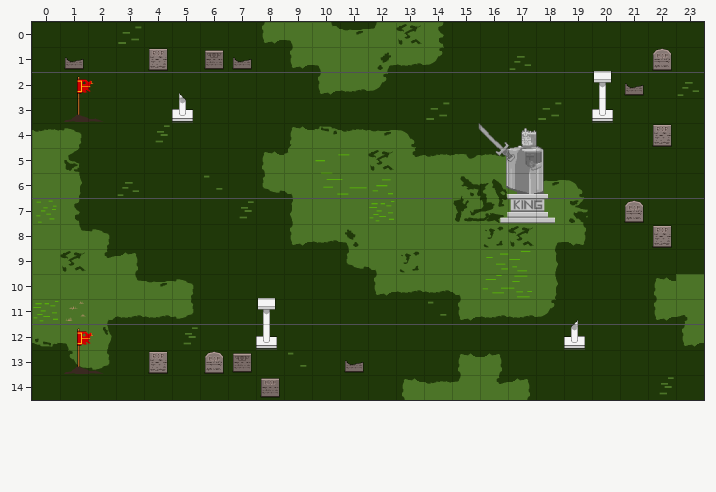
One commit to this Tiled map: www/assets/maps/DemoMap 5 - Battlefield of the fallen King.tmx. This is how it looked before the edit.
Cells are 80x72 px. Shown: x 0..23, y 0..14.
And afterwards:
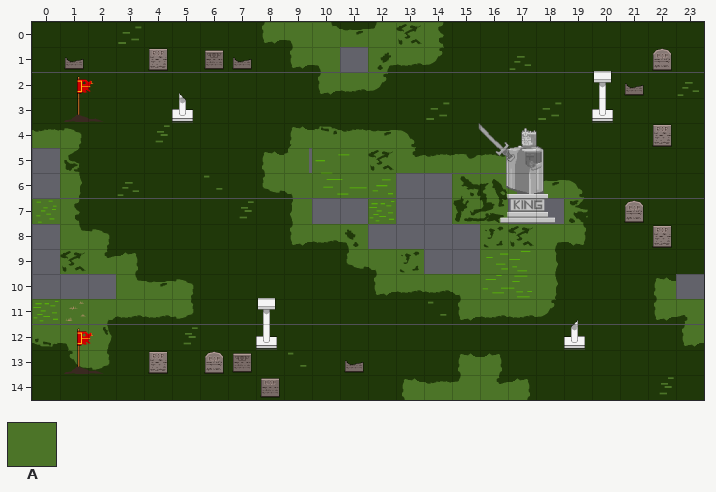
Key: from "Grass": A 11 "GrassGeneric".
_ is an empty cell, . an unchanged one.
Change:
--- layer "GRASS" (now hidden)
@@ x 11..11 @@
- 1 A
+ 1 _
@@ x 0..23 @@
- 5 A........A..............
- 6 A............AAAA.......
- 7 ..........AA.AA..AA.....
- 8 A...........AAAA........
- 9 A.............AA........
-10 AAA....................A
+ 5 _........_..............
+ 6 _............____.......
+ 7 ..........__.__..__.....
+ 8 _...........____........
+ 9 _.............__........
+10 ___...................._
Changed places in both pictures, as pixel boxes (x1, y1, x2, y2):
removed: (340, 47, 368, 72)
removed: (32, 148, 60, 198)
removed: (309, 148, 312, 173)
removed: (312, 173, 564, 274)
removed: (32, 224, 116, 299)
removed: (676, 274, 704, 299)
